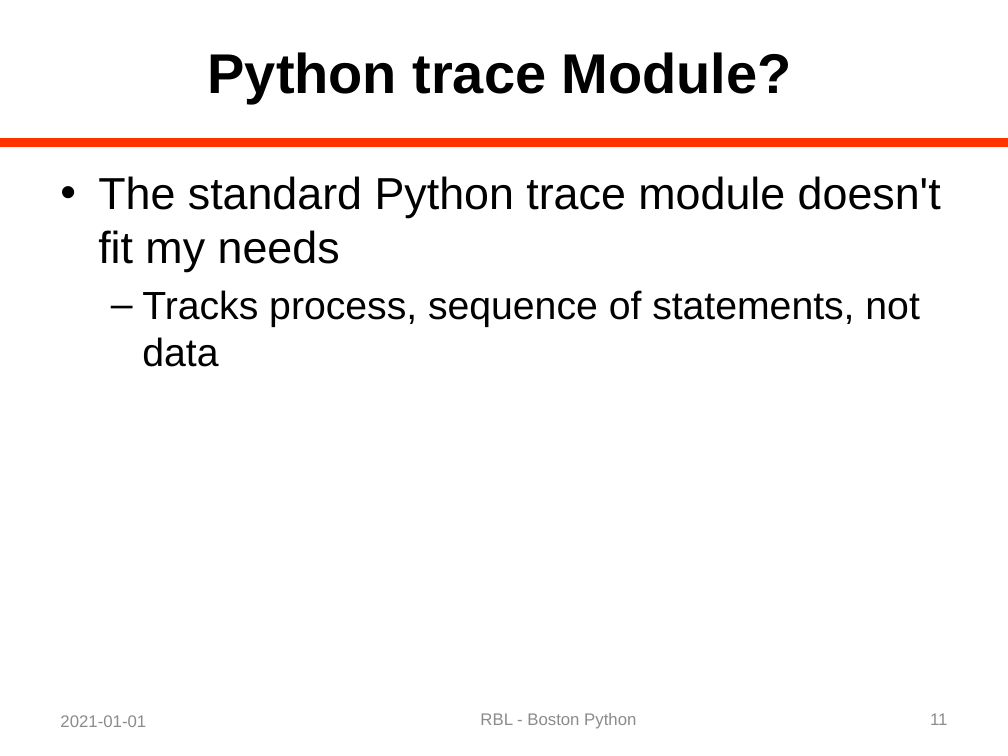
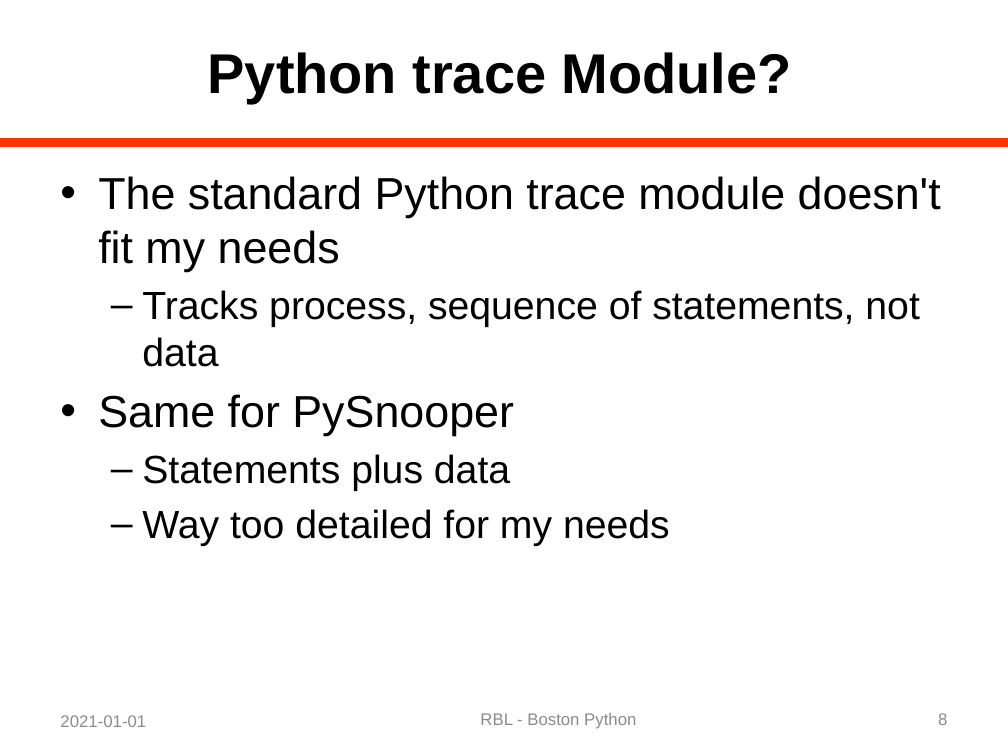
Before and after one commit to rblandau/NewTrace, a slide deck: slide 8 of docs/OfflineDebugging/A Dinosaur and a Python 02.pptx (slide 11 before the commit). Drawn at 1008x756 pixels with LibreOffice and Linux fonts; fonts in the diff are those of the drawing. Boxes give left, top, right and bottom in pixels: in the first picture for what was removed or moved away, otherwise in the second. Text is boxed around its words. In the diff, an @@ line names an element or a change of style, - is before the commit and + after.

```diff
--- a/docs/OfflineDebugging/A Dinosaur and a Python 02.pptx
+++ b/docs/OfflineDebugging/A Dinosaur and a Python 02.pptx
@@ text at (x1=98, y1=394, x2=670, y2=546): paragraphs added @@
+• Same for PySnooper
+  – Statements plus data
+  – Way too detailed for my needs
@@ page number at (x1=938, y1=713, x2=947, y2=725): text changed @@
-11
+8
```
Also in this commit, not shown: 7 other slides changed, 4 slides added, 5 other files.
